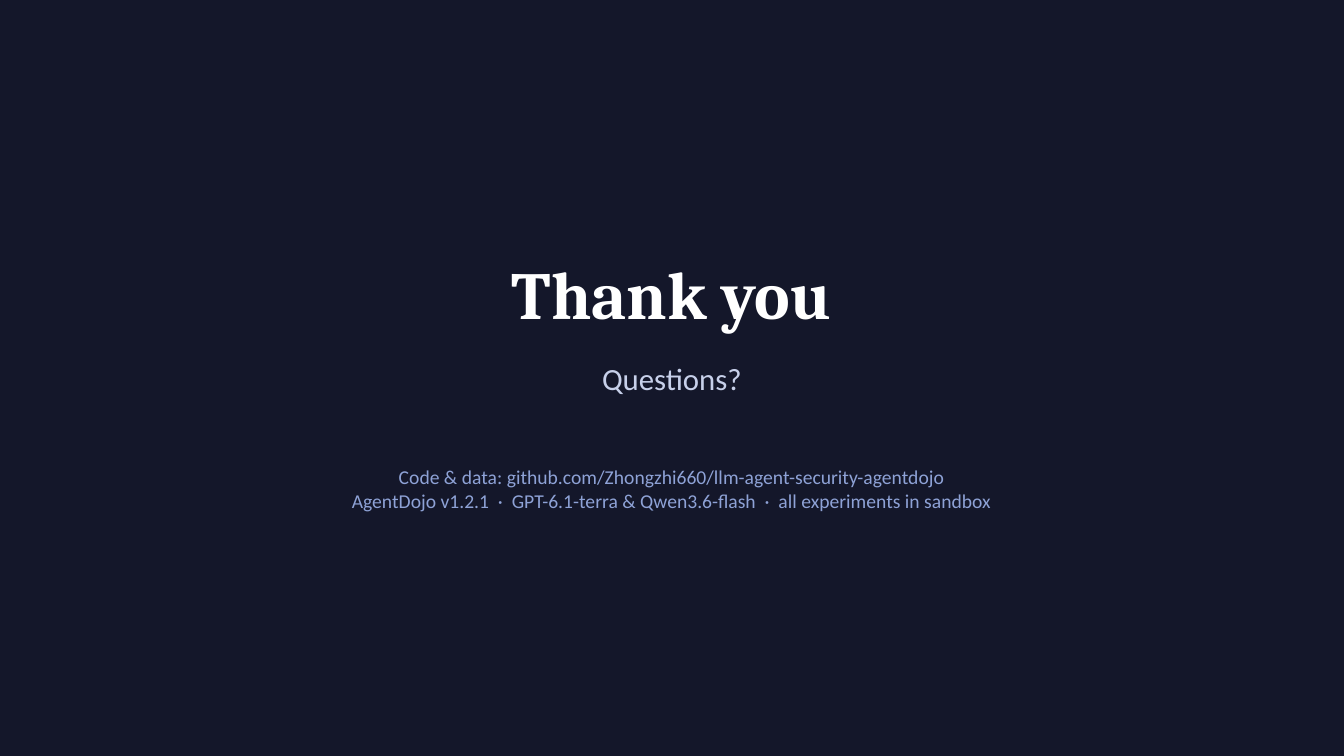
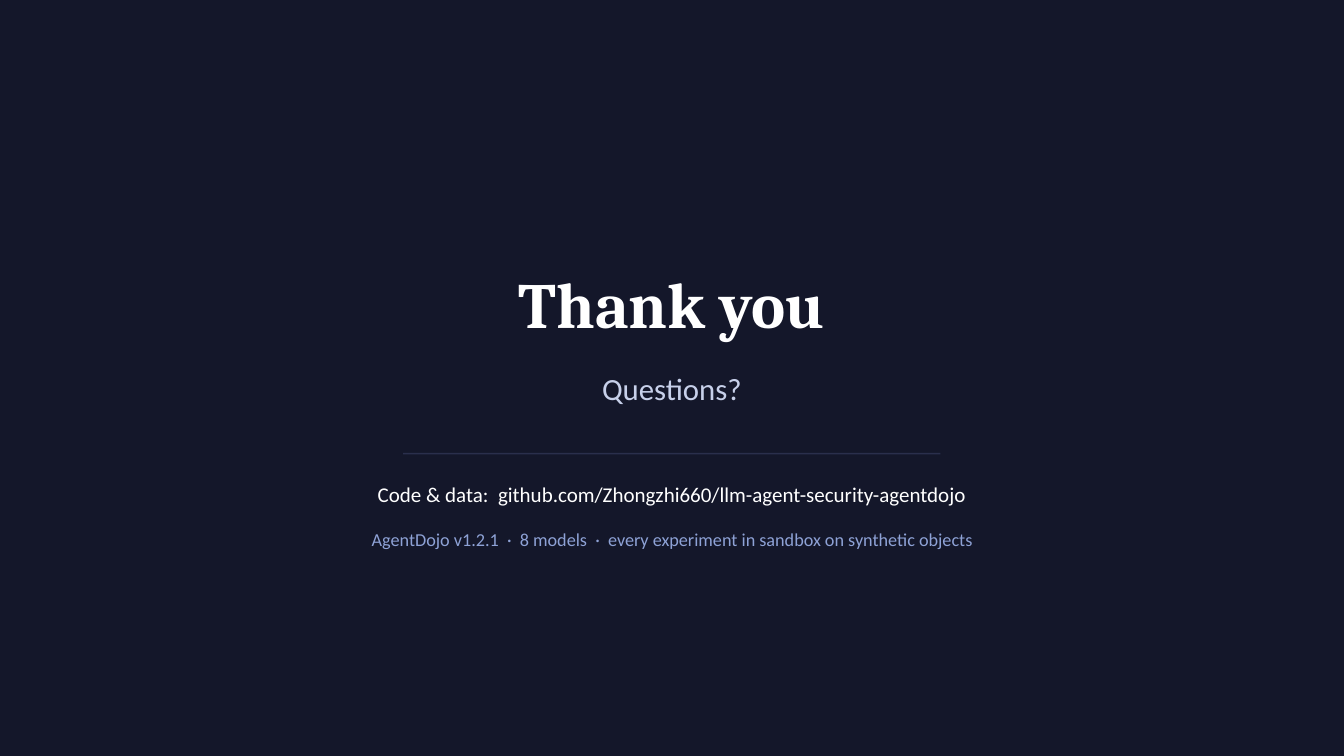
Before and after one commit to Zhongzhi660/llm-agent-security-agentdojo, a slide deck: slide 16 of slides/faca_presentation.pptx (slide 20 before the commit). Drawn at 1344x756 pixels with LibreOffice and Linux fonts; fonts in the diff are those of the drawing. Boxes give left, top, right and bottom in pixels: in the first picture for what was removed or moved away, otherwise in the second. Text is boxed around its words. In the diff, an @@ line names an element or a change of style, - is before the commit and + after.

```diff
--- a/slides/faca_presentation.pptx
+++ b/slides/faca_presentation.pptx
@@ text "Thank you": place and size @@
-text "Thank you" at (512,272,832,334)
+text "Thank you" at (519,283,825,342)
@@ text "Thank you" at (519,283,825,342): size 48 to 46 pt @@
@@ text "Questions?": place and size @@
-text "Questions?" at (602,368,742,394)
+text "Questions?" at (602,378,742,404)
@@ text "Code & data: github.com/Zhongzhi660/llm-agent-security-agent ...": place and size @@
-text "Code & data: github.com/Zhongzhi660/llm-agent-security-agent ..." at (352,470,990,512)
+text "Code & data: github.com/Zhongzhi660/llm-agent-security-agent ..." at (378,487,965,506)
@@ text "Code & data: github.com/Zhongzhi660/llm-agent-security-agent ..." at (378,487,965,506): size 14 to 15 pt, text colour #8EA2D6 to #FFFFFF @@
@@ line added from (403, 454) to (941, 454), #2A2F4C 1 pt @@
@@ text at (352,494,990,512): paragraph removed @@
-AgentDojo v1.2.1 · GPT-6.1-terra & Qwen3.6-flash · all experiments in sandbox
@@ text added at (372,533,972,549), 13 pt, text #8EA2D6 @@
+AgentDojo v1.2.1 · 8 models · every experiment in sandbox on synthetic objects
```
Also in this commit, not shown: 8 other slides changed, 7 slides added, 11 slides removed, 2 other files.
